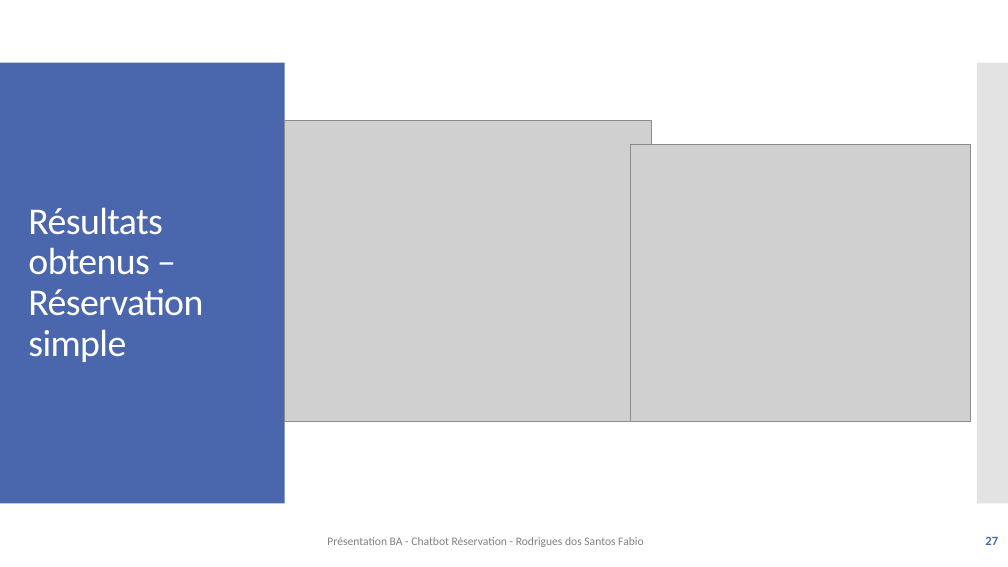
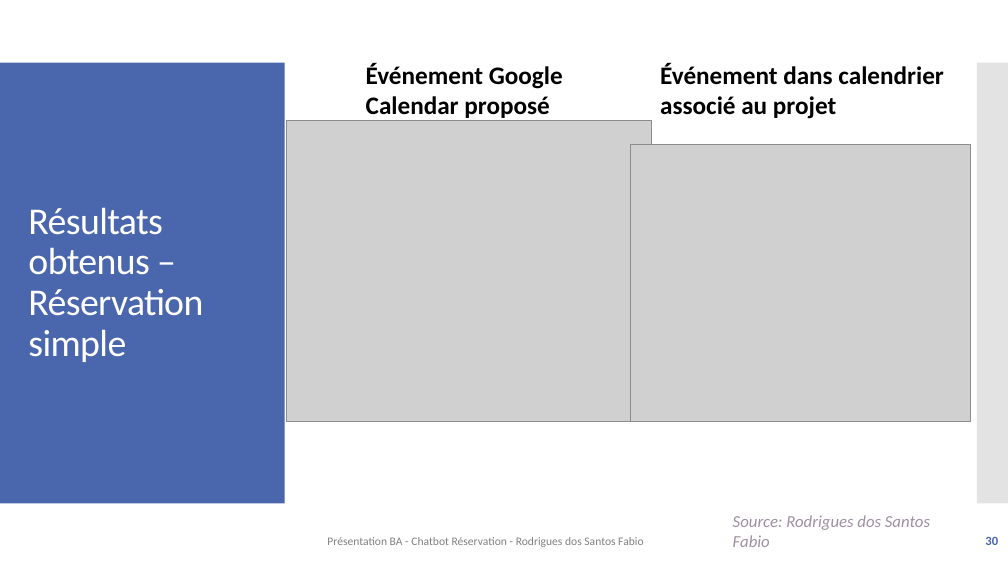
Before and after one commit to f-rdrgs/projet-bachelor, a slide deck: slide 30 of documentation/travail_bachelor/ISC_LOG_presentation_diplome_RodriguesDosSantosFabio_EggenbergNiklaus_2024.pptx (slide 27 before the commit). Drawn at 1008x567 pixels with LibreOffice and Linux fonts; fonts in the diff are those of the drawing; grey boxes stand for pictures. Boxes give left, top, right and bottom in pixels: in the first picture for what was removed or moved away, otherwise in the second. Text is boxed around its words. In the diff, an @@ line names an element or a change of style, - is before the commit and + after.

```diff
--- a/documentation/travail_bachelor/ISC_LOG_presentation_diplome_RodriguesDosSantosFabio_EggenbergNiklaus_2024.pptx
+++ b/documentation/travail_bachelor/ISC_LOG_presentation_diplome_RodriguesDosSantosFabio_EggenbergNiklaus_2024.pptx
@@ text added at [366,64,563,121], 24 pt, text #000000, bold @@
+Événement Google Calendar proposé
@@ text added at [660,64,943,119], 24 pt, text #000000, bold @@
+Événement dans calendrier associé au projet
@@ text added at [733,515,930,547], 16 pt, text #9D90A0, italic @@
+Source: Rodrigues dos Santos Fabio
@@ page number at [985,537,998,545]: text changed @@
-27
+30
```
Also in this commit, not shown: 16 other slides changed, 7 slides added, 1 slide removed, 2 other files.
